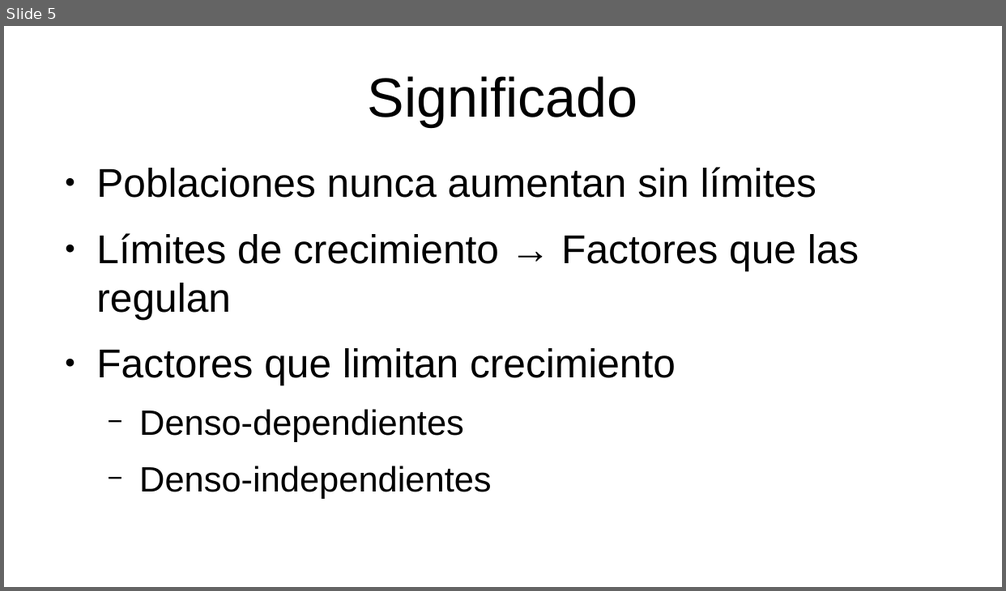
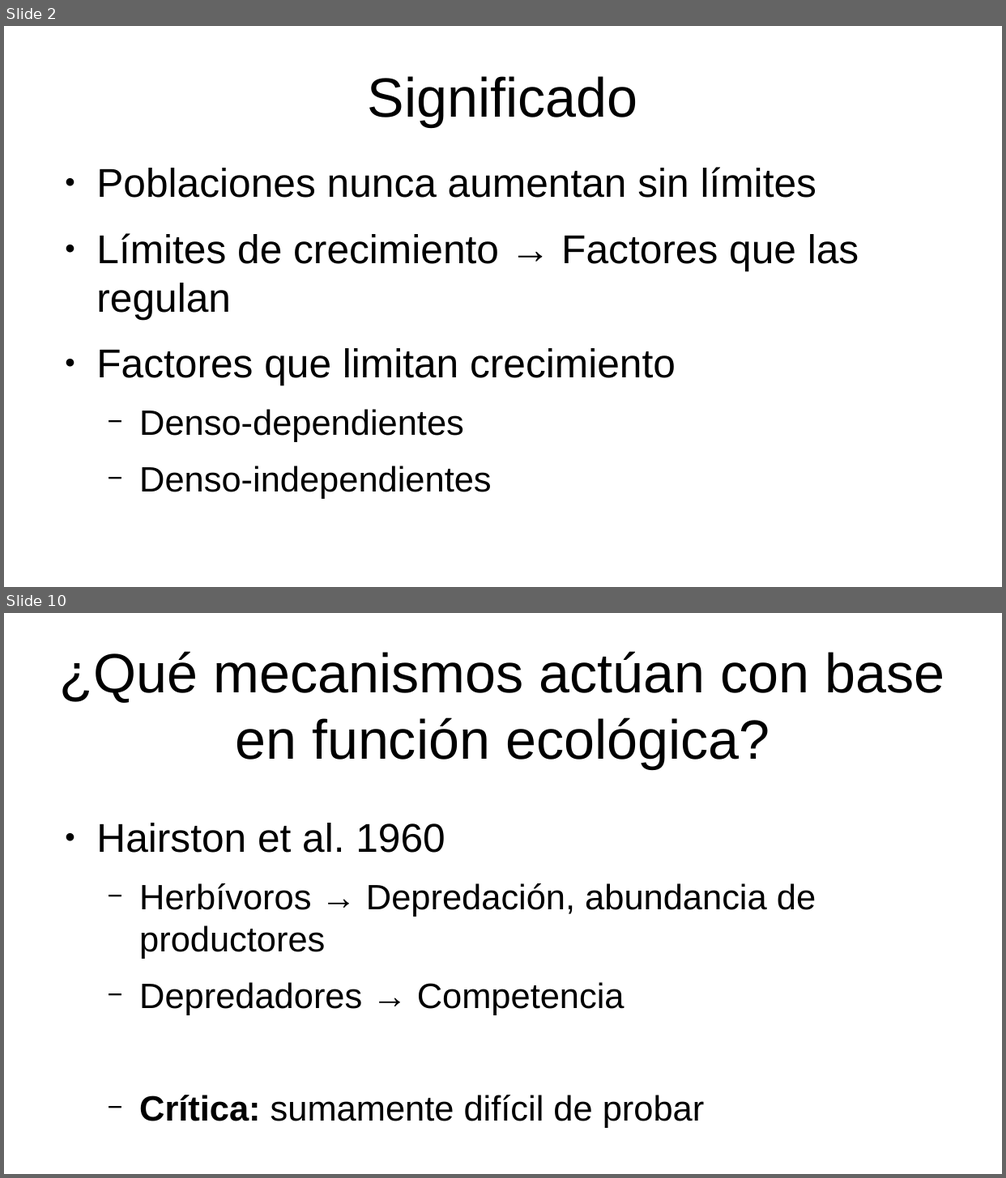
Before and after one commit to gerardommc/Ecologia-poblaciones, a slide deck: Unidad-2/Regulacion-poblaciones.odp. Shown one above the other, each under a label of ours: slide 5 before the commit, slides 2 and 10 after it; the slides between them are not shown. The pictures are 1006x591 and 1006x1178 pixels, drawn with LibreOffice and Linux fonts; fonts in the diff are those of the drawing. Boxes give left, top, right and bottom in pixels: in the first picture for what was removed or moved away, otherwise in the second. Text is boxed around its words. In the diff, an @@ line names an element or a change of style, - is before the commit and + after.

```diff
--- a/Unidad-2/Regulacion-poblaciones.odp
+++ b/Unidad-2/Regulacion-poblaciones.odp
@@ slide 10 added at [4,613,1002,1174], background #FFFFFF @@
@@ title added at [60,651,944,769], 44 pt, text #000000 @@
+¿Qué mecanismos actúan con base en función ecológica?
@@ text added at [96,823,816,1128], 28 pt, text #000000 @@
+● Hairston et al. 1960
+  − Herbívoros → Depredación, abundancia de productores
+  − Depredadores → Competencia
+  − Crítica: sumamente difícil de probar
@@ what was slide 5 is now slide 2 @@
```
Also in this commit, not shown: 6 slides changed, 11 other slides added, 1 slide removed, 5 other files.
